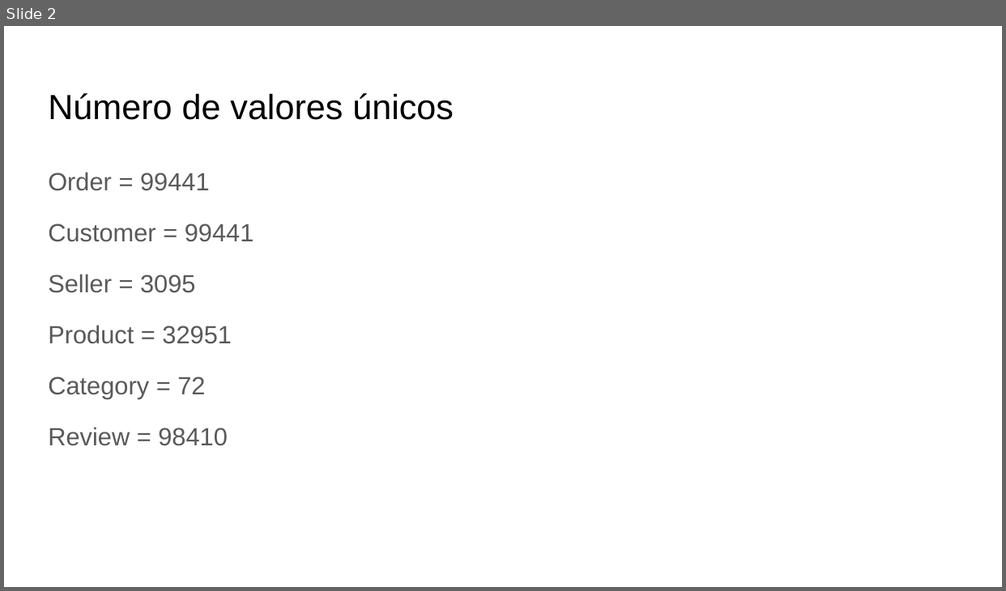
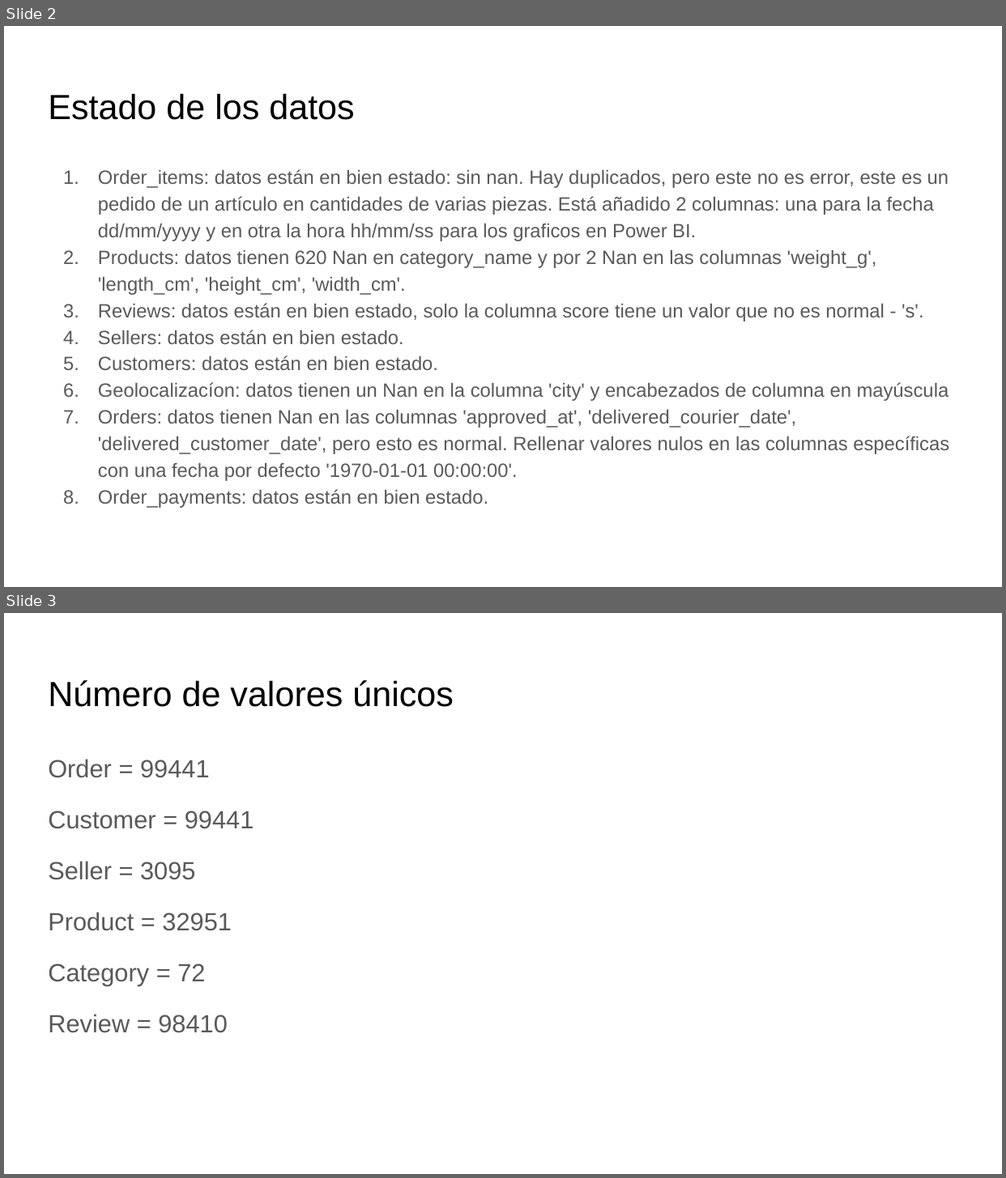
Before and after one commit to StasKorotchenko/EDEM_MDA2324_TFM, a slide deck: Datos/Estado de los datos.pptx. Shown one above the other, each under a label of ours: slide 2 before the commit, slides 2 and 3 after it. The pictures are 1006x591 and 1006x1178 pixels, drawn with LibreOffice and Linux fonts; fonts in the diff are those of the drawing. Boxes give left, top, right and bottom in pixels: in the first picture for what was removed or moved away, otherwise in the second. Text is boxed around its words. In the diff, an @@ line names an element or a change of style, - is before the commit and + after.

Commit message:
actualizado ppt estado de los datos
add info sobre estado

```diff
--- a/Datos/Estado de los datos.pptx
+++ b/Datos/Estado de los datos.pptx
@@ slide 2 added at <box>4,26,1002,587</box>, background #FFFFFF @@
@@ title added at <box>48,93,354,120</box>, 25.2 pt, text #000000 @@
+Estado de los datos
@@ text added at <box>98,169,949,508</box>, 13.9 pt, text #595959 @@
+1. Order_items: datos están en bien estado: sin nan. Hay duplicados, pero este no es error, este es un pedido de un artículo en cantidades de varias piezas. Está añadido 2 columnas: una para la fecha dd/mm/yyyy y en otra la hora hh/mm/ss para los graficos en Power BI.
+2. Products: datos tienen 620 Nan en category_name y por 2 Nan en las columnas 'weight_g', 'length_cm', 'height_cm', 'width_cm'.
+3. Reviews: datos están en bien estado, solo la columna score tiene un valor que no es normal - 's'.
+4. Sellers: datos están en bien estado.
+5. Customers: datos están en bien estado.
+6. Geolocalizacíon: datos tienen un Nan en la columna 'city' y encabezados de columna en mayúscula
+7. Orders: datos tienen Nan en las columnas 'approved_at', 'delivered_courier_date', 'delivered_customer_date', pero esto es normal. Rellenar valores nulos en las columnas específicas con una fecha por defecto '1970-01-01 00:00:00'.
+8. Order_payments: datos están en bien estado.
@@ what was slide 2 is now slide 3 @@
```
Also in this commit, not shown: 1 other file.
